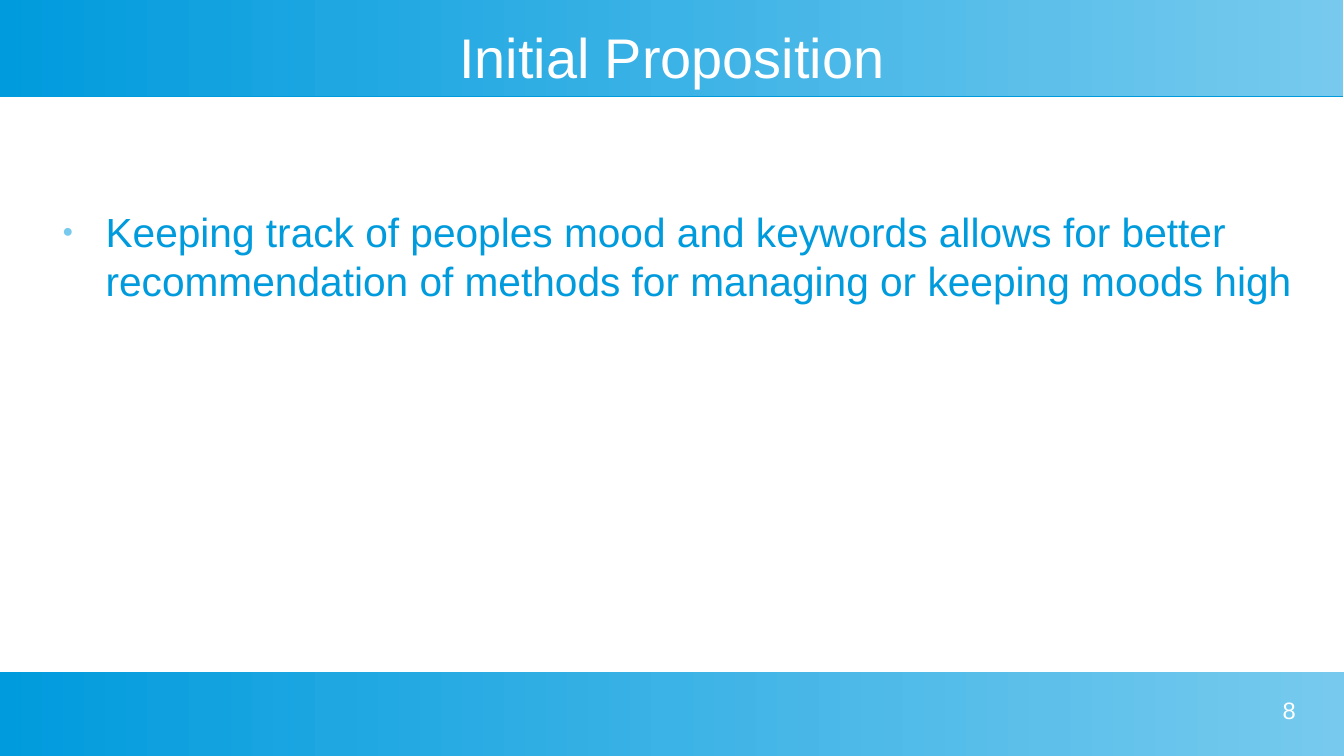
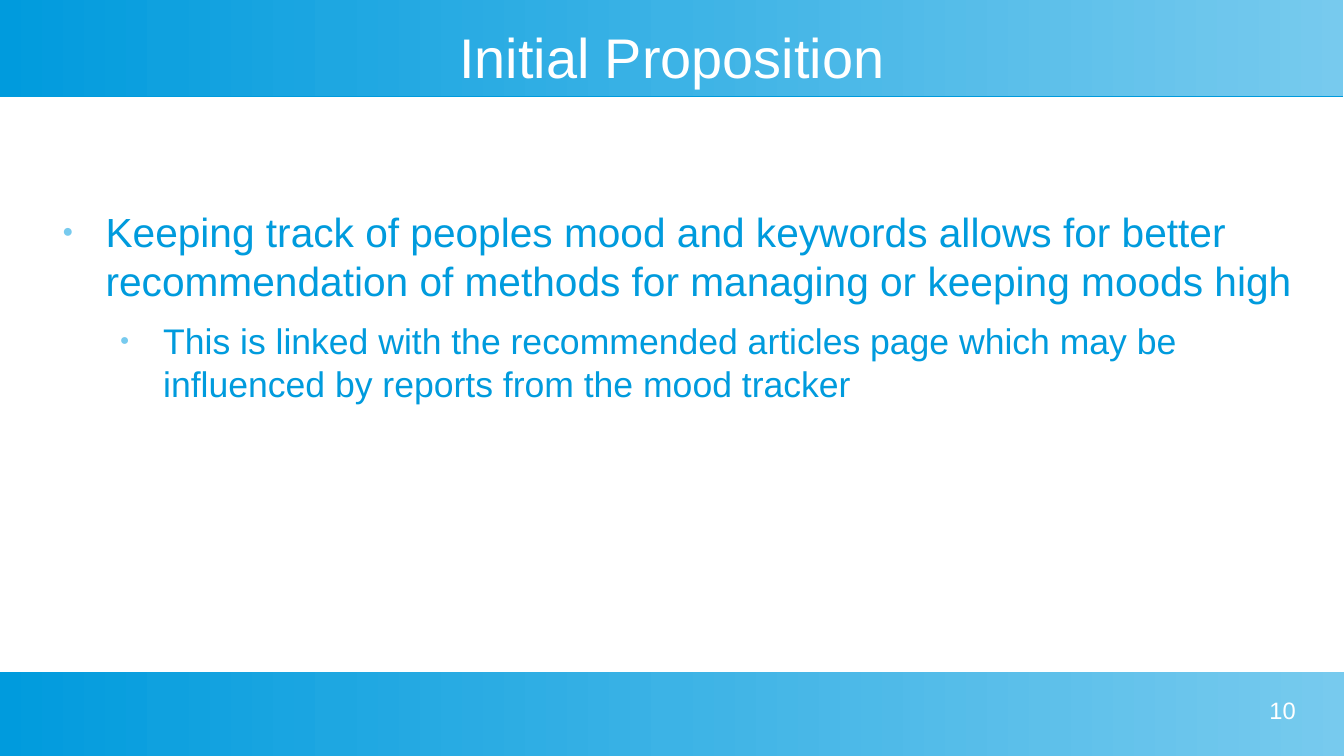
Before and after one commit to CamH04/Enterprise-Project-Group-9, a slide deck: slide 10 of docs/First Client Presentation 1.odp (slide 8 before the commit). Drawn at 1344x756 pixels with LibreOffice and Linux fonts; fonts in the diff are those of the drawing. Boxes give left, top, right and bottom in pixels: in the first picture for what was removed or moved away, otherwise in the second. Text is boxed around its words. In the diff, an @@ line names an element or a change of style, - is before the commit and + after.

```diff
--- a/docs/First Client Presentation 1.odp
+++ b/docs/First Client Presentation 1.odp
@@ text at bbox=[163, 328, 1177, 404]: paragraph added @@
+  ● This is linked with the recommended articles page which may be influenced by reports from the mood tracker
@@ page number at bbox=[1269, 702, 1295, 719]: text changed @@
-8
+10
```
Also in this commit, not shown: 3 other slides changed, 4 slides added, 1 slide removed, 5 other files.
